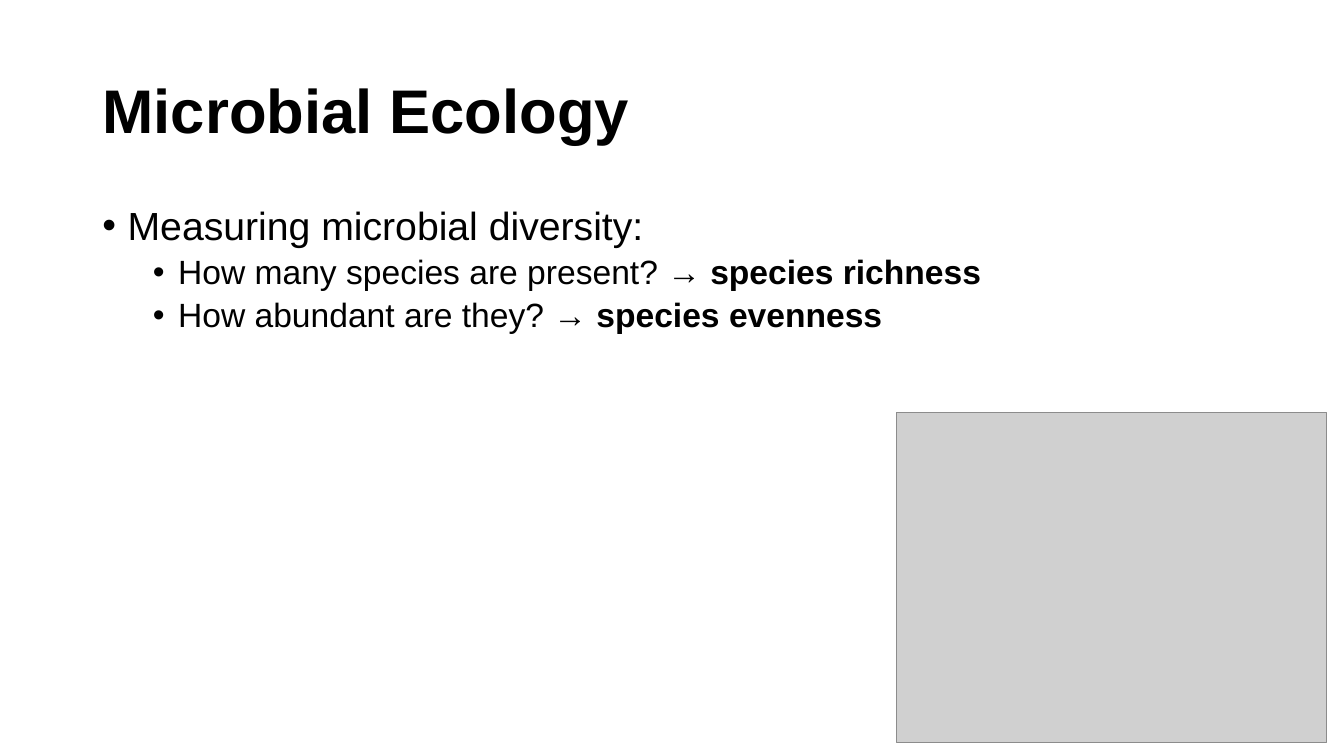
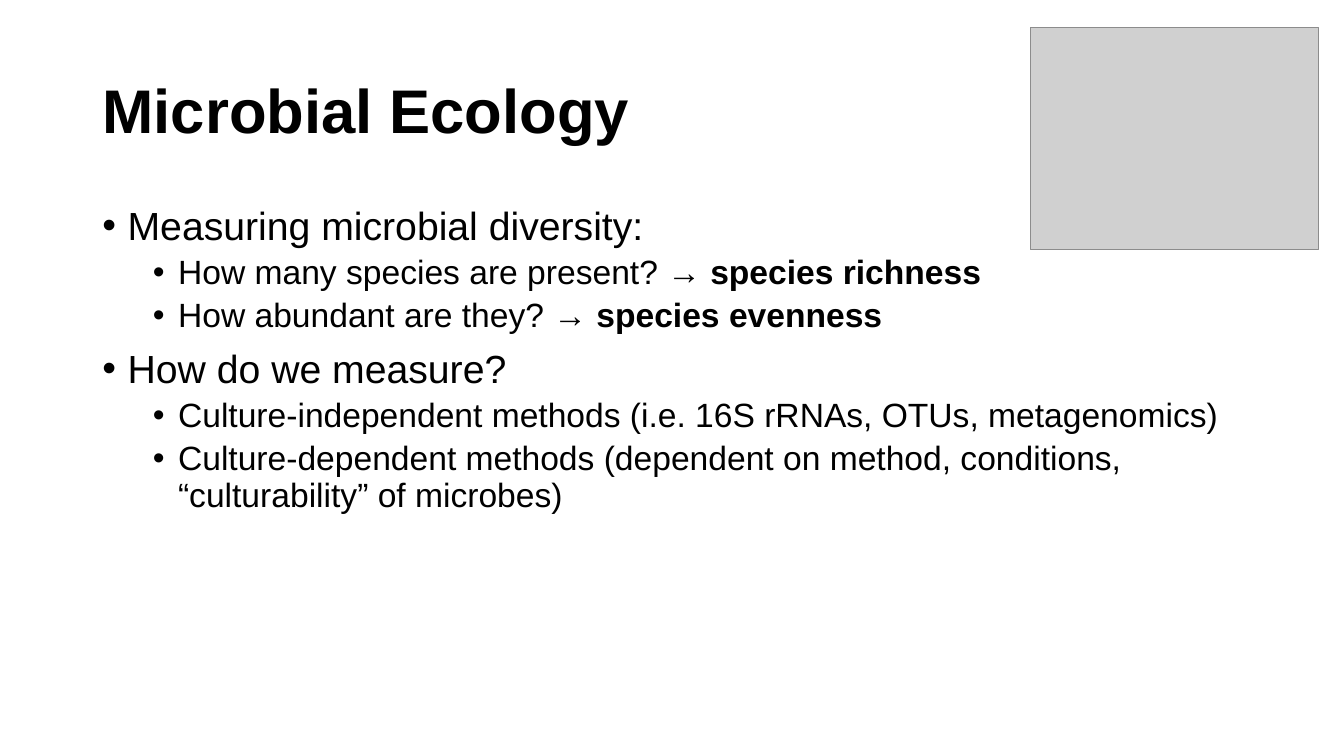
Before and after one commit to mafeeney/BM211, a slide deck: slide 5 of workshop1/BM211 workshop 1 2024.pptx. Drawn at 1344x756 pixels with LibreOffice and Linux fonts; fonts in the diff are those of the drawing; grey boxes stand for pictures. Boxes give left, top, right and bottom in pixels: in the first picture for what was removed or moved away, otherwise in the second. Text is boxed around its words. In the diff, an @@ line names an element or a change of style, - is before the commit and + after.

```diff
--- a/workshop1/BM211 workshop 1 2024.pptx
+++ b/workshop1/BM211 workshop 1 2024.pptx
@@ picture added at bbox=[1030, 27, 1320, 249] @@
@@ text at bbox=[128, 354, 1218, 514]: paragraphs added @@
+• How do we measure?
+  • Culture-independent methods (i.e. 16S rRNAs, OTUs, metagenomics)
+  • Culture-dependent methods (dependent on method, conditions, “culturability” of microbes)
@@ picture removed at bbox=[897, 412, 1328, 743] @@
```
Also in this commit, not shown: 1 other slide changed, 3 other files.
